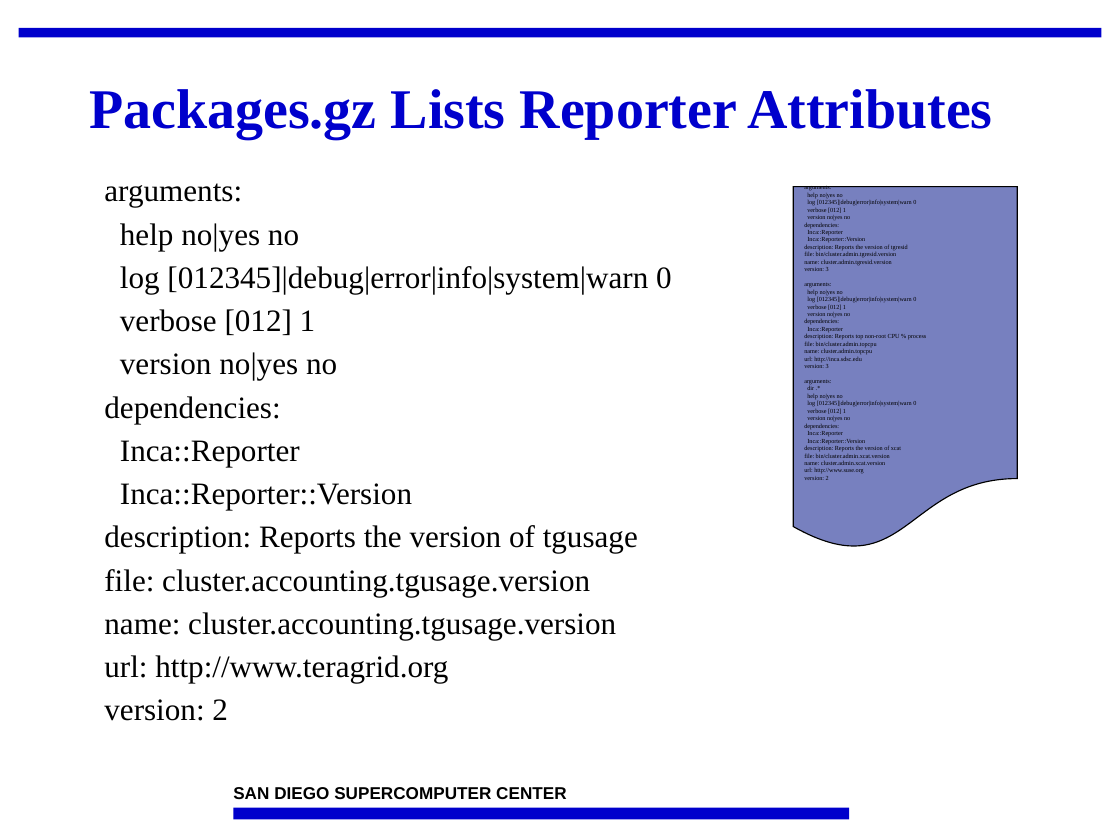
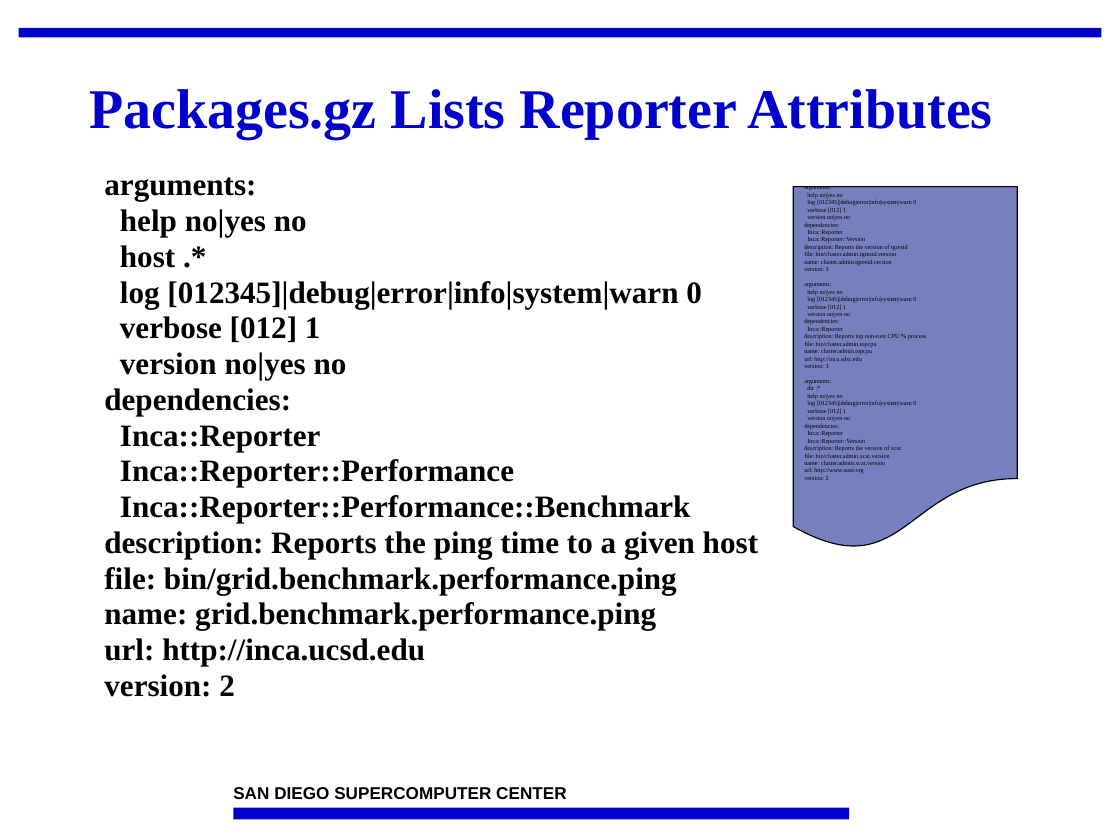
Before and after one commit to IncaProject/inca-xsede, a slide deck: slide 30 of talks/2008workshop/incaReporters.ppt. Drawn at 1120x840 pixels with LibreOffice and Linux fonts; fonts in the diff are those of the drawing; background and template pictures are left out. Boxes give left, top, right and bottom in pixels: in the first picture for what was removed or moved away, otherwise in the second. Text is boxed around its words. In the diff, an @@ line names an element or a change of style, - is before the commit and + after.

Commit message:
Update.

```diff
--- a/talks/2008workshop/incaReporters.ppt
+++ b/talks/2008workshop/incaReporters.ppt
@@ text at box(104, 177, 702, 697): bold on in "arguments:", "help no|yes no", "log [012345]|debug|error|info|system|warn 0", "verbose [012] 1" and 4 more places; line spacing 0.95 to 0.75 @@
@@ text at box(120, 245, 175, 268): paragraph added @@
+host .*
@@ text at box(104, 459, 758, 666): text changed; bold on @@
-Inca::Reporter::Version
-description: Reports the version of tgusage
-file: cluster.accounting.tgusage.version
-name: cluster.accounting.tgusage.version
-url: http://www.teragrid.org
+Inca::Reporter::Performance
+Inca::Reporter::Performance::Benchmark
+description: Reports the ping time to a given host
+file: bin/grid.benchmark.performance.ping
+name: grid.benchmark.performance.ping
+url: http://inca.ucsd.edu
```
Also in this commit, not shown: 13 other slides changed, 1 slide added.
